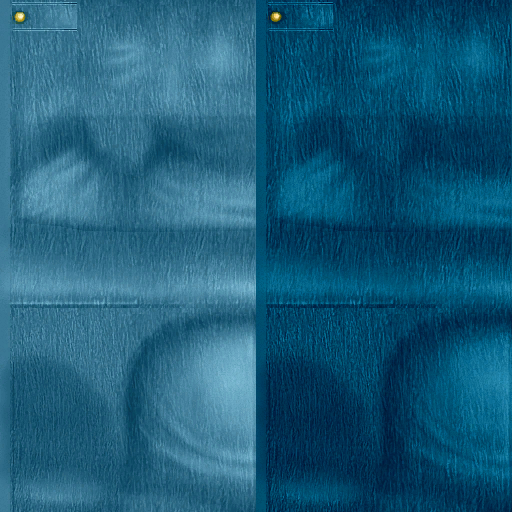
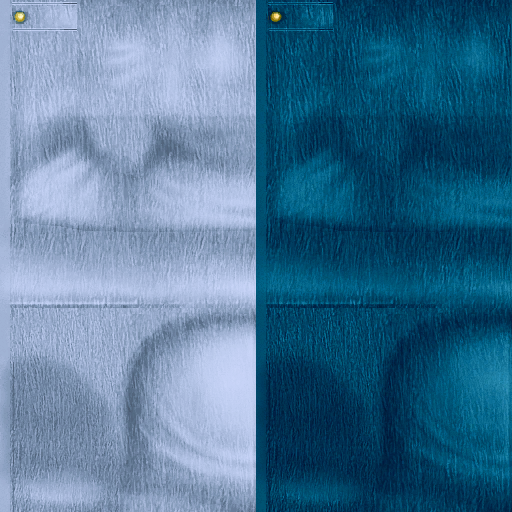
Layers edited between the first and the second 512 × 512 image:
renamed "Tonalità/saturazione 1" to "Livello 2", opacity 100% → 35%, blend normal → multiply, painted on it, unmasked it over [0, 0, 256, 512]
painted on "Livello 1" over [0, 0, 256, 512]
